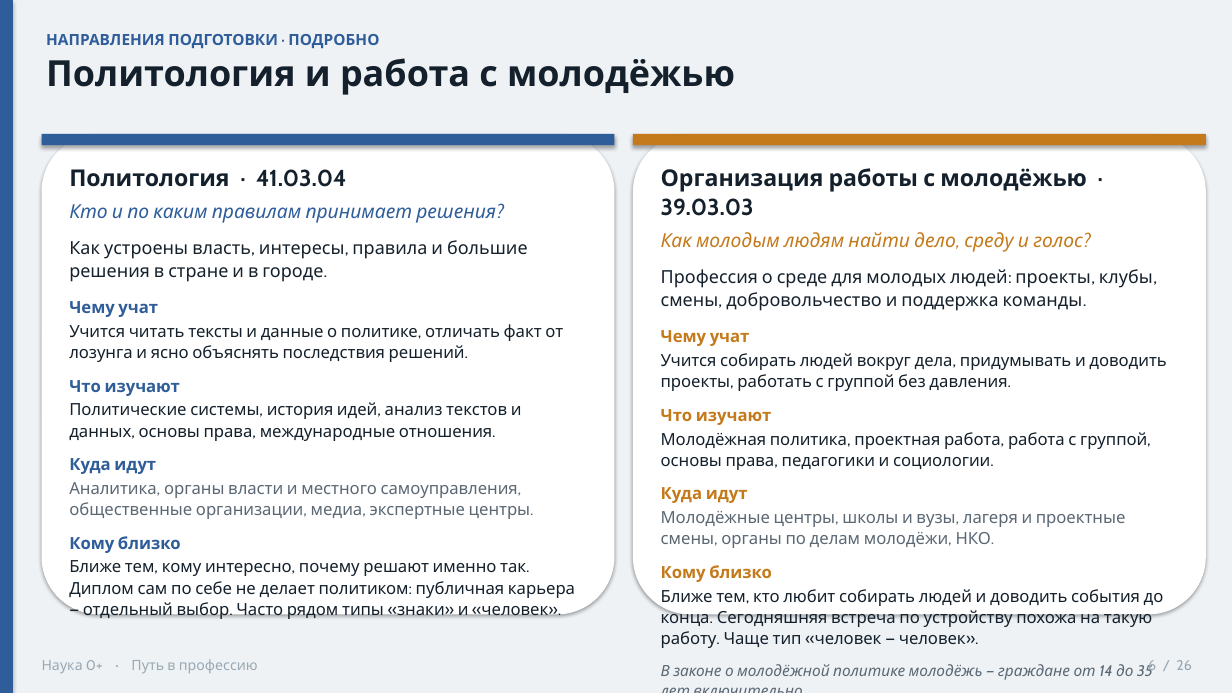
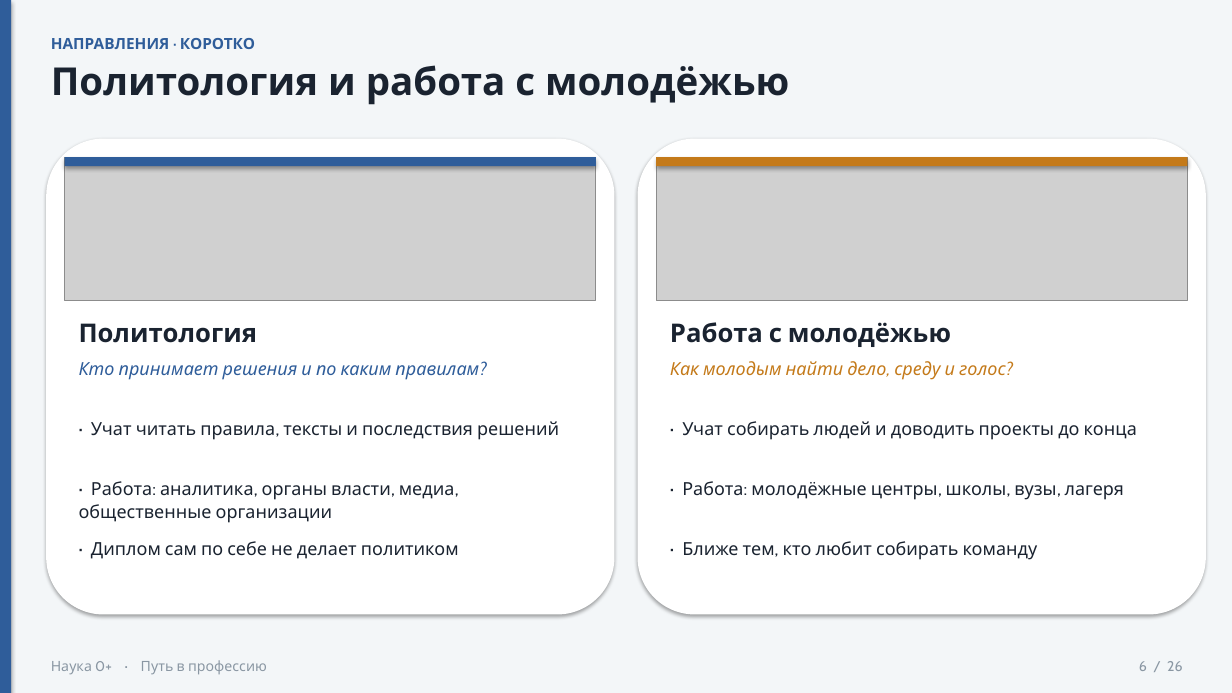
Before and after one commit to Sema917/-tourism, a slide deck: slide 6 of materials/Путь_в_профессию_презентация_20_минут.pptx. Drawn at 1232x693 pixels with LibreOffice and Linux fonts; fonts in the diff are those of the drawing; grey boxes stand for pictures. Boxes give left, top, right and bottom in pixels: in the first picture for what was removed or moved away, otherwise in the second. Text is boxed around its words. In the diff, an @@ line names an element or a change of style, - is before the commit and + after.

```diff
--- a/materials/Путь_в_профессию_презентация_20_минут.pptx
+++ b/materials/Путь_в_профессию_презентация_20_минут.pptx
@@ rectangle at (0, 0, 1232, 693): fill #EEF2F5 to #F3F6F8 @@
@@ text at (51, 38, 255, 49): text changed @@
-НАПРАВЛЕНИЯ ПОДГОТОВКИ · ПОДРОБНО
+НАПРАВЛЕНИЯ · КОРОТКО
@@ text "Политология и работа с молодёжью" at (51, 65, 789, 105): size 28 to 30 pt, text colour #14202B to #1A2330 @@
@@ rounded rectangle: place and size @@
-rounded rectangle at (42, 134, 615, 615)
+rounded rectangle at (46, 139, 615, 615)
@@ rounded rectangle: place and size @@
-rounded rectangle at (633, 134, 1206, 615)
+rounded rectangle at (638, 139, 1206, 615)
@@ rectangle: place and size @@
-rectangle at (42, 134, 615, 145)
+rectangle at (65, 157, 596, 166)
@@ picture added at (65, 157, 596, 300) @@
@@ text removed at (69, 169, 575, 598) @@
-Политология · 41.03.04
-Кто и по каким правилам принимает решения?
-Как устроены власть, интересы, правила и большие решения в стране и в городе.
-Чему учат
-Учится читать тексты и данные о политике, отличать факт от лозунга и ясно объяснять последствия решений.
-Что изучают
-Политические системы, история идей, анализ текстов и данных, основы права, международные отношения.
-Куда идут
-Аналитика, органы власти и местного самоуправления, общественные организации, медиа, экспертные центры.
-Кому близко
-Ближе тем, кому интересно, почему решают именно так. Диплом сам по себе не делает политиком: публичная карьера — отдельный выбор. Часто рядом типы «знаки» и «человек».
@@ rectangle: place and size @@
-rectangle at (633, 134, 1206, 145)
+rectangle at (656, 157, 1188, 166)
@@ picture added at (656, 157, 1188, 300) @@
@@ text removed at (661, 168, 1166, 680) @@
-Организация работы с молодёжью · 39.03.03
-Как молодым людям найти дело, среду и голос?
-Профессия о среде для молодых людей: проекты, клубы, смены, добровольчество и поддержка команды.
-Чему учат
-Учится собирать людей вокруг дела, придумывать и доводить проекты, работать с группой без давления.
-Что изучают
-Молодёжная политика, проектная работа, работа с группой, основы права, педагогики и социологии.
-Куда идут
-Молодёжные центры, школы и вузы, лагеря и проектные смены, органы по делам молодёжи, НКО.
-Кому близко
-Ближе тем, кто любит собирать людей и доводить события до конца. Сегодняшняя встреча по устройству похожа на такую работу. Чаще тип «человек — человек».
-В законе о молодёжной политике молодёжь — граждане от 14 до 35 лет включительно.
@@ text added at (79, 323, 258, 343), 20 pt, text #1A2330, bold @@
+Политология
@@ text added at (670, 322, 951, 347), 20 pt, text #1A2330, bold @@
+Работа с молодёжью
@@ text added at (79, 362, 479, 380), 14 pt, text #2F5D9A, italic @@
+Кто принимает решения и по каким правилам?
@@ text added at (670, 361, 1006, 380), 14 pt, text #C47A1A, italic @@
+Как молодым найти дело, среду и голос?
@@ text added at (91, 421, 559, 440), 14 pt, text #1A2330 @@
+· Учат читать правила, тексты и последствия решений
@@ text added at (682, 421, 1137, 440), 14 pt, text #1A2330 @@
+· Учат собирать людей и доводить проекты до конца
@@ text added at (79, 481, 455, 523), 14 pt, text #1A2330 @@
+· Работа: аналитика, органы власти, медиа, общественные организации
@@ text added at (682, 481, 1124, 500), 14 pt, text #1A2330 @@
+· Работа: молодёжные центры, школы, вузы, лагеря
@@ text added at (91, 541, 459, 559), 14 pt, text #1A2330 @@
+· Диплом сам по себе не делает политиком
@@ text added at (682, 541, 1038, 560), 14 pt, text #1A2330 @@
+· Ближе тем, кто любит собирать команду
@@ text "Наука 0+ · Путь в ..." at (51, 660, 267, 675): text colour #9AA8B3 to #8A97A3; line spacing 1.05 to 1.08 @@
@@ text "Наука 0+ · Путь в ...": place and size @@
-text "Наука 0+ · Путь в ..." at (42, 659, 258, 673)
+text "Наука 0+ · Путь в ..." at (51, 660, 267, 675)
@@ text "6 / 26": place and size @@
-text "6 / 26" at (1148, 660, 1191, 674)
+text "6 / 26" at (1139, 661, 1182, 671)
@@ text "6 / 26" at (1139, 661, 1182, 671): text colour #9AA8B3 to #8A97A3; line spacing 1.05 to 1.08 @@
```
Also in this commit, not shown: 23 other slides changed, 2 slides added, 2 slides removed, 11 other files.
